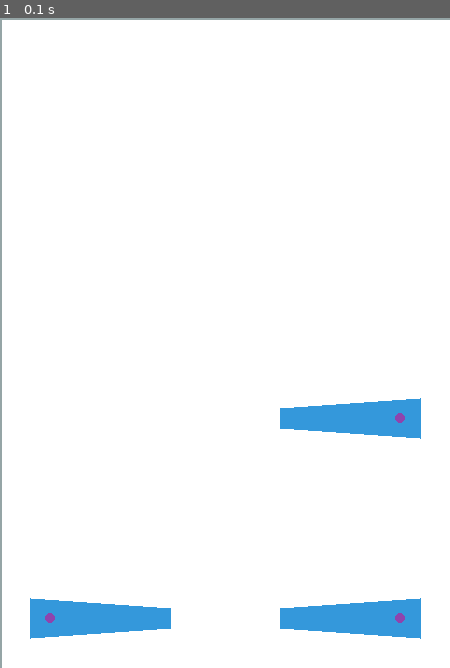
Above: before the commit, frame 1.
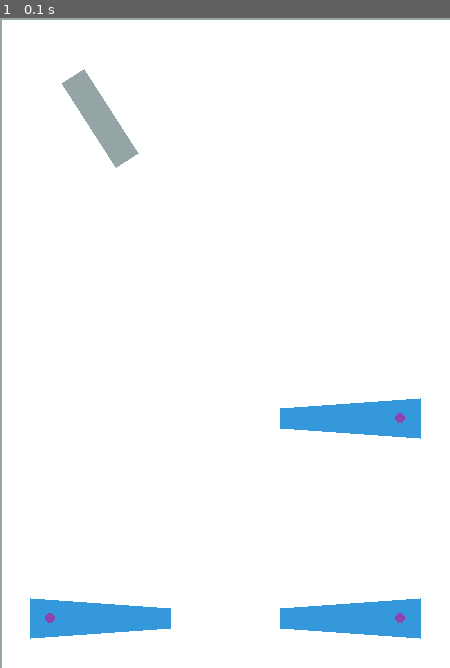
Above: after the commit, the same moment.

Repository: robingread/pypinball
Game: pygame game, started from bin/controller.py
Same seed, same stepped clock (60 frames per second), same inputs: the game is played once before the commit and once after it.
Inputs:
- Up to frame 1 (0.1 s): no input

The runs differ from the first frame. In frame 1, 0.9% of the frame differs, in the area x 13-31%, y 7-24%.

Commit message:
bin: Added test for bumper in the bin/controller.py script.

Diff:
--- a/bin/controller.py
+++ b/bin/controller.py
@@ -76,6 +76,11 @@
 
 physics_interface = pypinball.physics.PymunkPhysics()
 physics_interface.set_debug_display(screen=display_interface._screen)
+physics_interface.add_bumper(
+    bumper=pypinball.domain.RectangleBumper(
+        uid=1000, position=(100, 100), size=(100, 25), angle=1
+    )
+)
 
 controller = pypinball.Controller(
     audio_interface=audio_interface,
